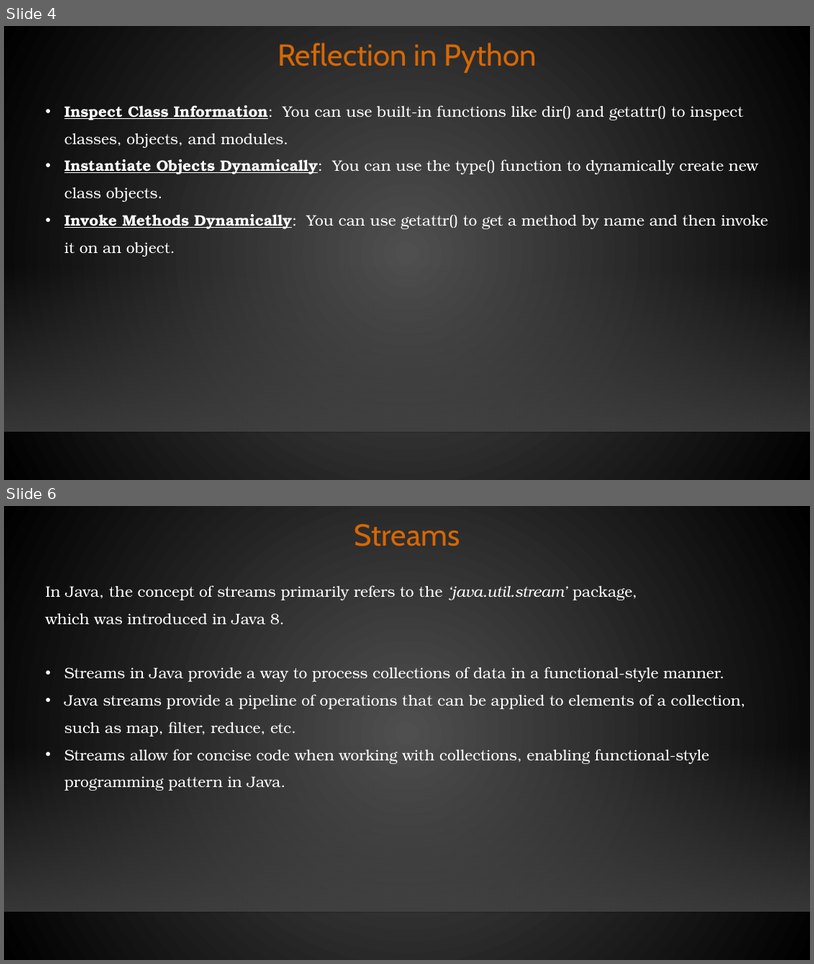
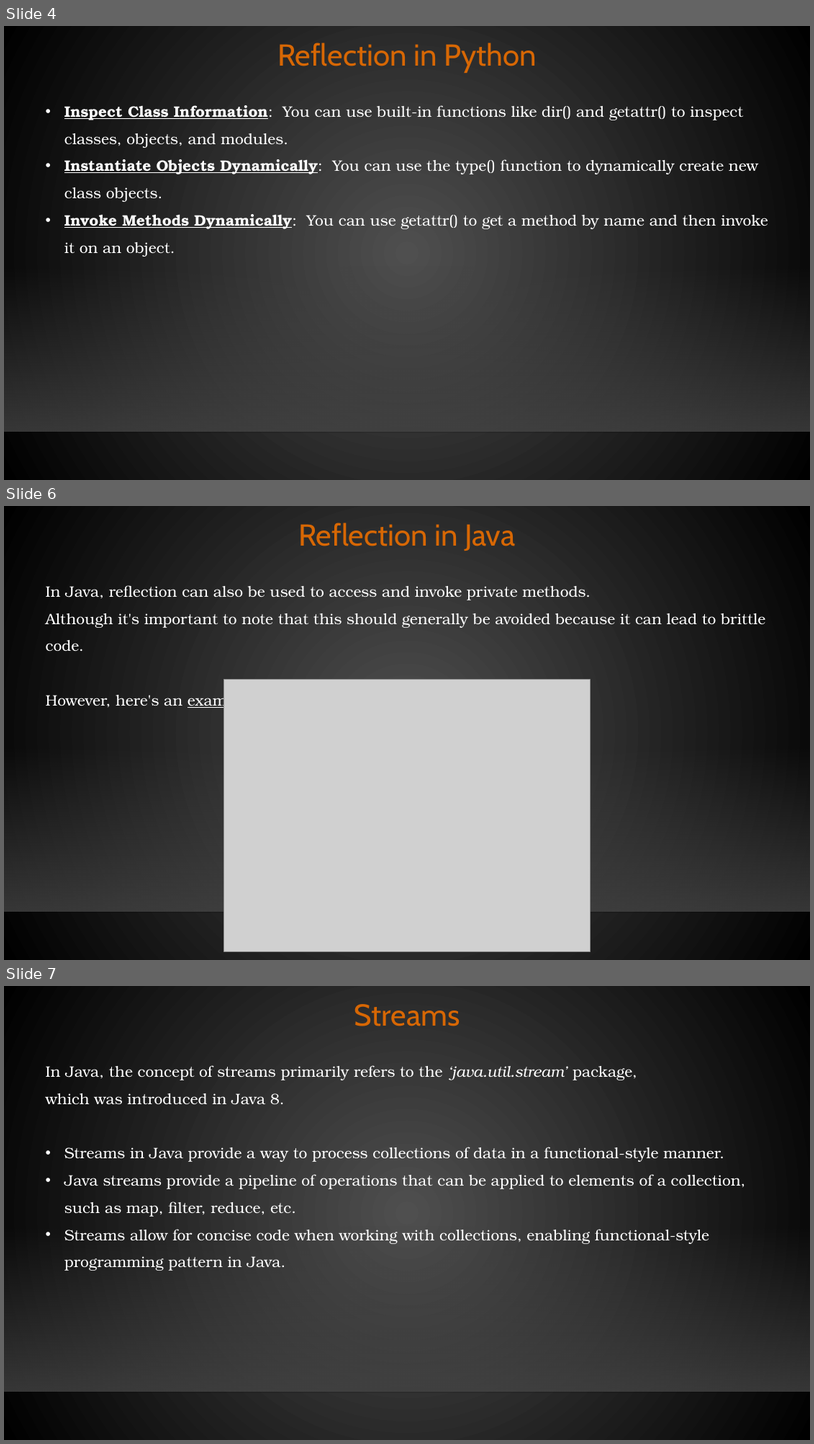
Before and after one commit to IlanSimchon/OOP_2023_Ariel, a slide deck: TA 10/תרגול 10.pptx. Shown one above the other, each under a label of ours: slides 4 and 6 before the commit, slides 4, 6 and 7 after it; the slides between them are not shown. The pictures are 814x964 and 814x1444 pixels, drawn with LibreOffice and Linux fonts; fonts in the diff are those of the drawing; grey boxes stand for pictures; background and template pictures are left out. Boxes give left, top, right and bottom in pixels: in the first picture for what was removed or moved away, otherwise in the second. Text is boxed around its words. In the diff, an @@ line names an element or a change of style, - is before the commit and + after.

```diff
--- a/TA 10/תרגול 10.pptx
+++ b/TA 10/תרגול 10.pptx
@@ slide 6 added at (4,506,810,960), background gradient #505050 to #000000; not listed: 2 template elements that a slide beside it also shows @@
@@ text added at (298,523,515,551), 36 pt, text #D76704 @@
+Reflection in Java
@@ text added at (46,585,766,710), 18 pt, text #FFFFFF @@
+In Java, reflection can also be used to access and invoke private methods.
+Although it's important to note that this should generally be avoided because it can lead to brittle code.
+However, here's an example:
@@ picture added at (224,680,590,951) @@
@@ what was slide 6 is now slide 7 @@
```
Also in this commit, not shown: 1 slide changed, 2 other files.
